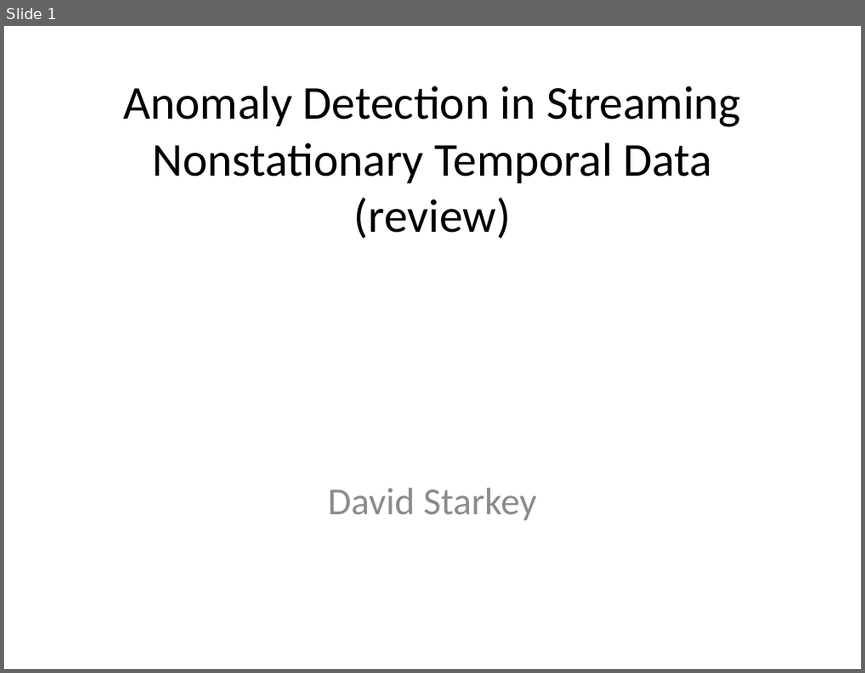
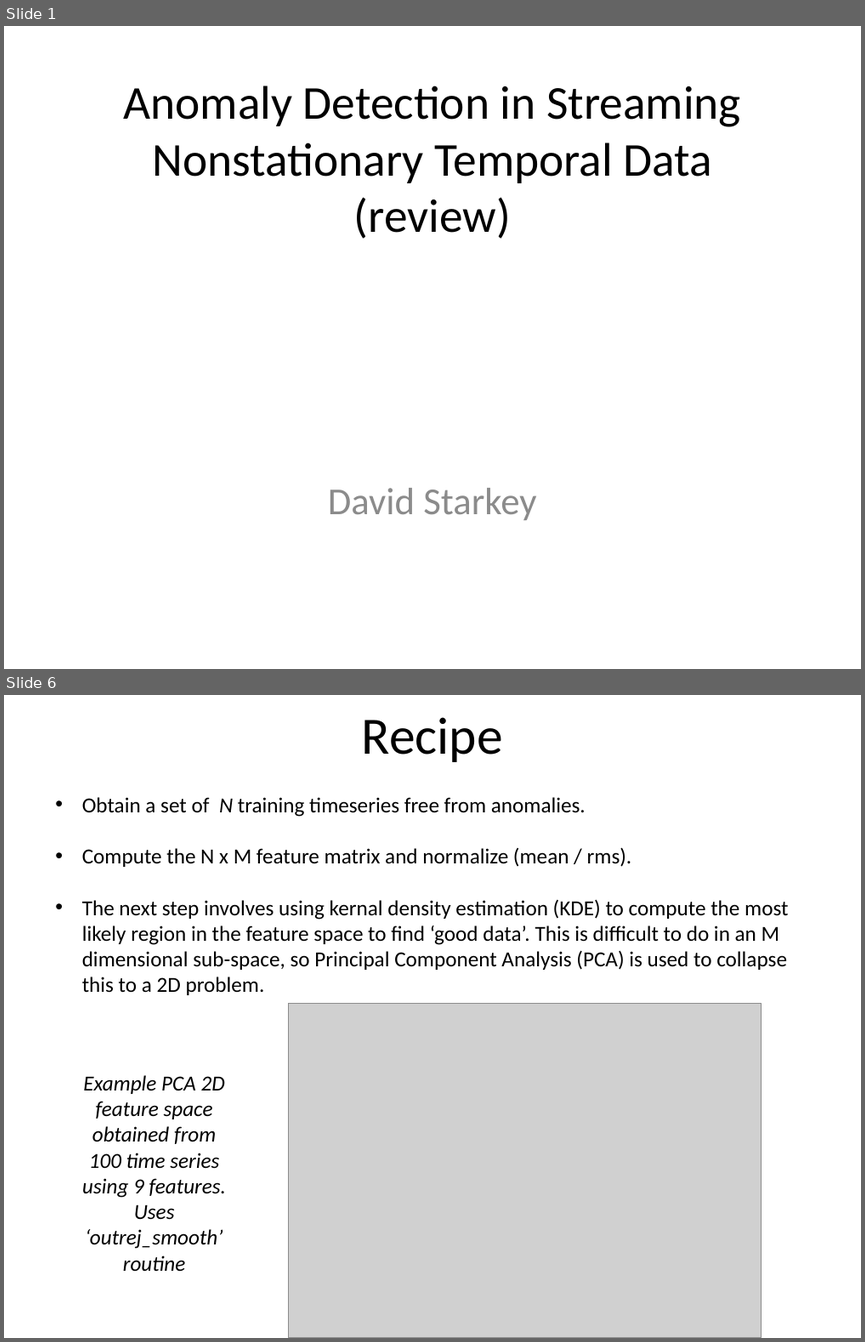
Before and after one commit to drds1/projects, a slide deck: outlier_detection/presentation_outlier_rejection.pptx. Shown one above the other, each under a label of ours: slide 1 before the commit, slides 1 and 6 after it; the slides between them are not shown. The pictures are 865x673 and 865x1342 pixels, drawn with LibreOffice and Linux fonts; fonts in the diff are those of the drawing; grey boxes stand for pictures. Boxes give left, top, right and bottom in pixels: in the first picture for what was removed or moved away, otherwise in the second. Text is boxed around its words. In the diff, an @@ line names an element or a change of style, - is before the commit and + after.

```diff
--- a/outlier_detection/presentation_outlier_rejection.pptx
+++ b/outlier_detection/presentation_outlier_rejection.pptx
@@ slide 6 added at bbox=[4, 695, 861, 1338], background #FFFFFF @@
@@ title added at bbox=[362, 717, 503, 762], 44 pt, text #000000 @@
+Recipe
@@ text added at bbox=[82, 797, 788, 995], 18 pt, text #000000 @@
+• Obtain a set of N training timeseries free from anomalies.
+• Compute the N x M feature matrix and normalize (mean / rms).
+• The next step involves using kernal density estimation (KDE) to compute the most likely region in the feature space to find ‘good data’. This is difficult to do in an M dimensional sub-space, so Principal Component Analysis (PCA) is used to collapse this to a 2D problem.
@@ picture added at bbox=[289, 1004, 761, 1338] @@
@@ text added at bbox=[82, 1075, 226, 1270], 18 pt, text #000000, italic @@
+Example PCA 2D feature space obtained from 100 time series using 9 features.
+Uses ‘outrej_smooth’ routine
```
Also in this commit, not shown: 8 other slides added, 2 slides removed, 4 other files.
